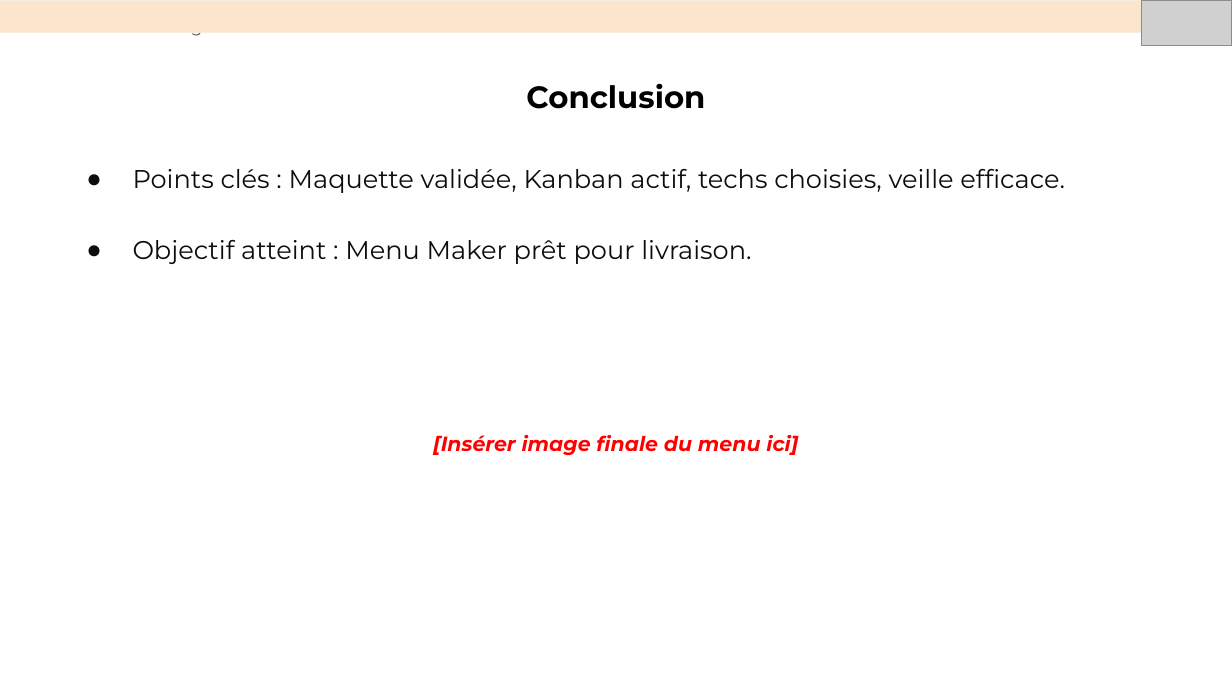
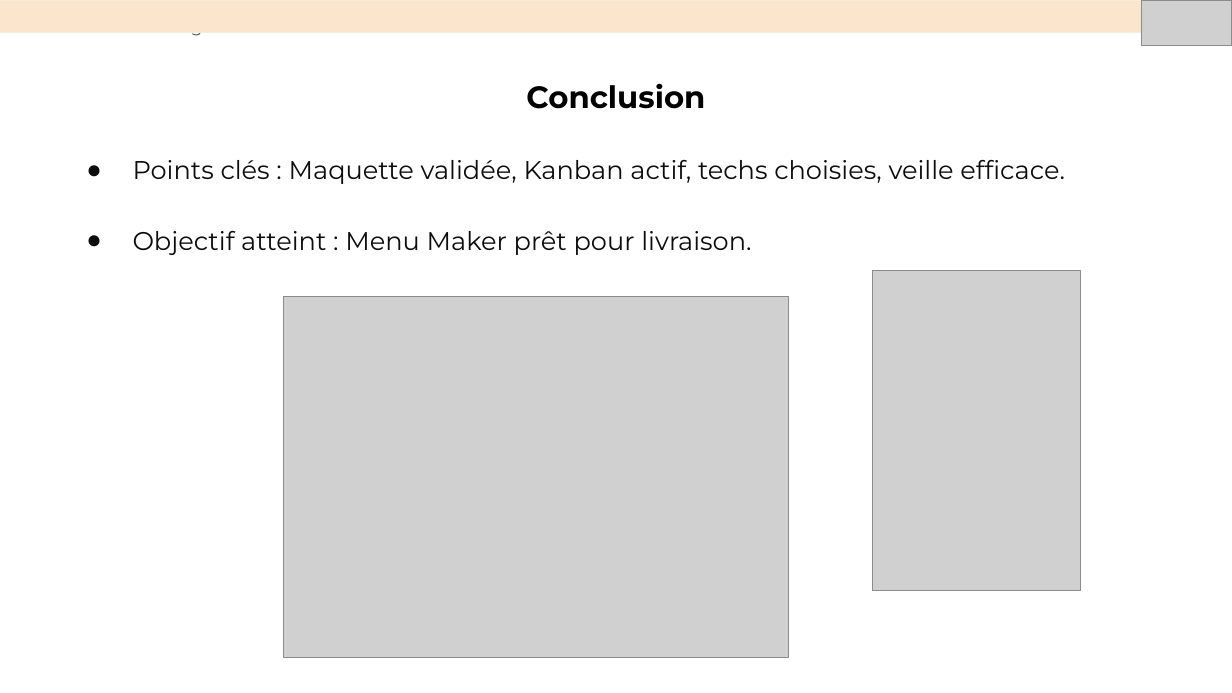
Before and after one commit to Mounir-Bmz/Planifiez-le-d-veloppement-du-site-de-votre-client, a slide deck: slide 9 of Présentation+Soufiane.pptx. Drawn at 1232x693 pixels with LibreOffice and Linux fonts; fonts in the diff are those of the drawing; grey boxes stand for pictures. Boxes give left, top, right and bottom in pixels: in the first picture for what was removed or moved away, otherwise in the second. Text is boxed around its words. In the diff, an @@ line names an element or a change of style, - is before the commit and + after.

```diff
--- a/Présentation+Soufiane.pptx
+++ b/Présentation+Soufiane.pptx
@@ text "Points clés : Maquette validée, ...": place and size @@
-text "Points clés : Maquette validée, ..." at <box>133,169,1065,264</box>
+text "Points clés : Maquette validée, ..." at <box>133,160,1065,255</box>
@@ picture added at <box>283,297,788,658</box> @@
@@ picture added at <box>872,271,1080,591</box> @@
@@ text removed at <box>433,435,798,455</box> @@
-[Insérer image finale du menu ici]
```
Also in this commit, not shown: 6 other slides changed, 1 other file.
